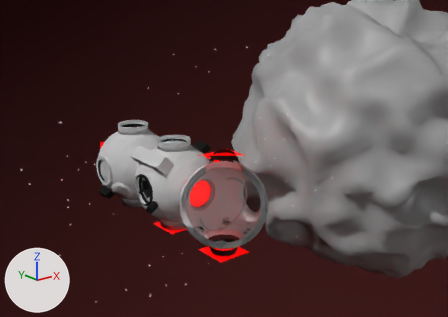
Two versions of the COLLADA model verdeciel/art.scnassets/source.dae, one commit apart.
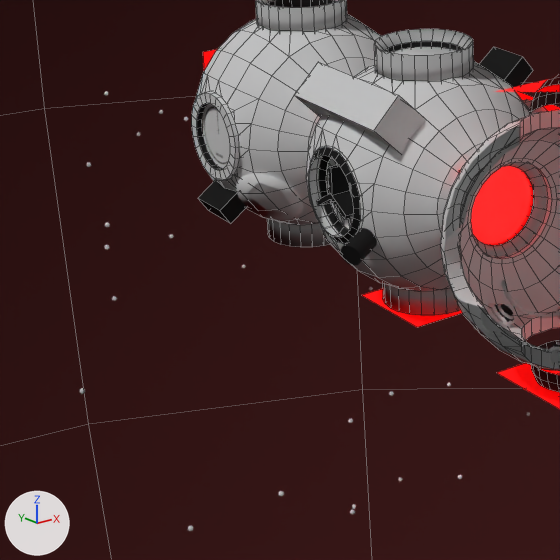
Old and new are each drawn from a 50 mm camera at (-42.1, -62.6, 26.7) aimed at (3.7, -5.4, 3.8) and again close up on the part from 7% to 49% of the width and 39% to 98% of the height. The axes (+X, +Y, +Z) are drawn at lower left. The lights are the same throughout. The close-ups show mesh edges as thin lines. Everything nearer to the camera than a plane just in front of the edit is cut away. Where no turn or scale is listed for an object, it has been applied to the vertices.

In view in the first close-up: 'Boole.1', 'Cube-Null', 'Tube', 'capsule.radar.mesh', 'capsule.radar.mesh.001', 'door.seal.dark.mesh', 'door.seal.dark.mesh.002', 'door.seal.dark.mesh.003', 'door.seal.dark.mesh.007', 'envr.space.far', 'mainMesh', 'trigger.door-vertical.001'.
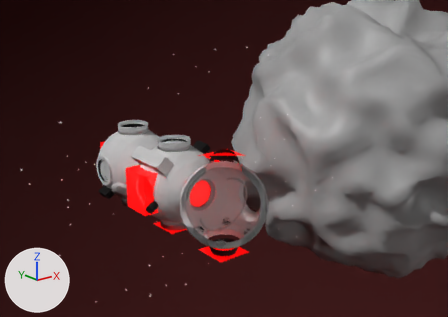
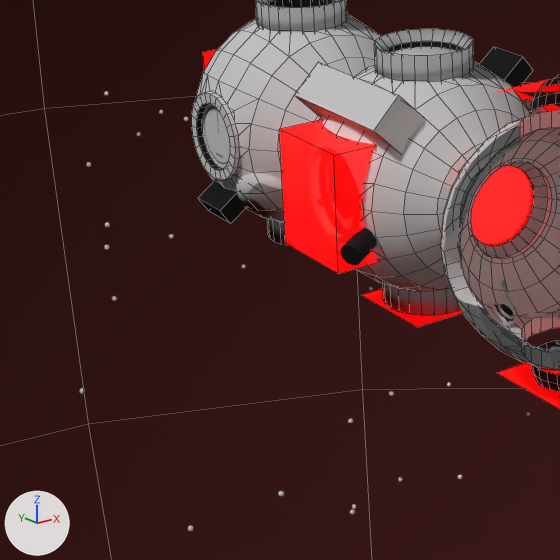
The change in detail:
Mesh me_trigger_speed is new.
It is a box spanning x -1.0..1.0, y -2.12..2.12, z -2.54..2.54.
It uses material mat_hotspot (red #ff0000).
Object 'trigger.speed' (ob_trigger_speed) is new; it shows me_trigger_speed.
Its location is (-4.87, 0.0, 0.05).

Changed parts and their boxes [x1, y1, x2, y2] in the close-ups (560 x 560 px):
'trigger.speed', added (red): after [279, 120, 379, 273]
'Boole.1', unchanged, covered by the edit: before [309, 147, 361, 243]
